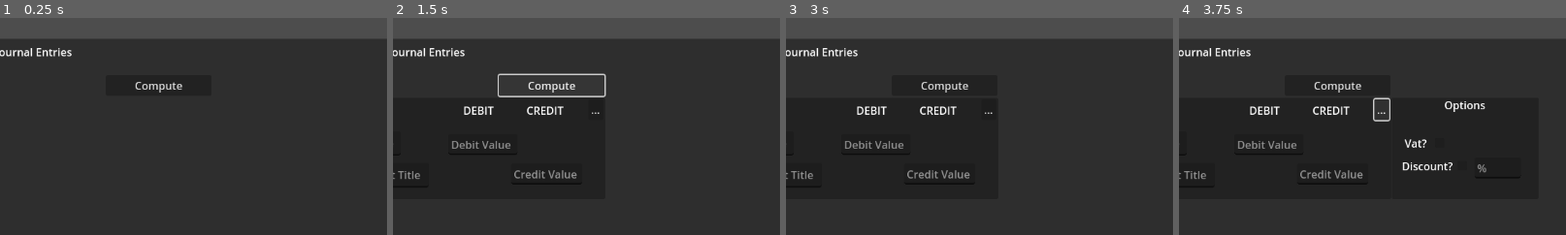
Above: before the commit, frames 1-4 (left to right).
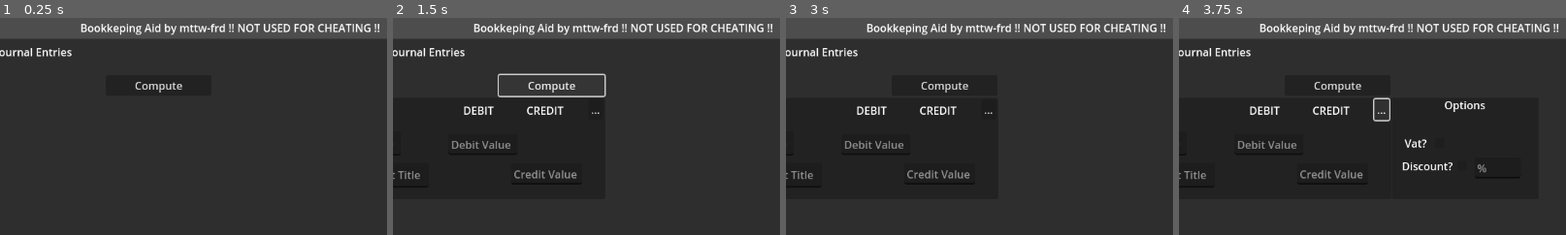
Above: after the commit, the same moments.

Repository: mttw-frd/Bookkeeping
Game: Godot game, scene res://main.tscn
Two runs of this game, one before a commit and one after it. Both use one fixed random seed, a clock stepped at 60 frames per second and the inputs below.
Inputs:
- Up to frame 1 (0.25 s): no input
- Up to frame 2 (1.5 s): click "Add Entry" at 0.5 s; click "Compute" at 1.25 s
- Up to frame 3 (3 s): click "Remove" at 2 s; click "Add Entry" at 2.75 s
- Up to frame 4 (3.75 s): click "..." at 3.5 s
The pictures show only the part of the screen within x 20-70%, y 0-50%; the shares and areas given below are measured in that part.

The runs differ from the first frame. In frame 1, 1.7% of the frame differs, in the area x 20-98%, y 2-9%; in frame 2, 1.7%; in frame 3, 1.7%; in frame 4, 1.7%.

Commit message:
working ledger UI (still no compute)

Diff:
--- /dev/null
+++ b/components/ledger.gd
@@ -0,0 +1,4 @@
+extends Panel
+
+func change_title(title):
+	$AccTitle.text = title
--- a/components/ledger.tscn
+++ b/components/ledger.tscn
@@ -1,21 +1,28 @@
-[gd_scene format=3 uid="uid://cythmxql425um"]
+[gd_scene load_steps=3 format=3 uid="uid://cythmxql425um"]
+
+[ext_resource type="PackedScene" uid="uid://de0dnsgsbkhd2" path="res://components/ledger_entry.tscn" id="1_7f1l8"]
+[ext_resource type="Script" uid="uid://c8ykremwsqhuo" path="res://components/ledger.gd" id="1_8ac8y"]
 
 [node name="Ledger" type="Panel"]
-anchors_preset = 15
-anchor_right = 1.0
-anchor_bottom = 1.0
+custom_minimum_size = Vector2(875, 644)
+anchors_preset = -1
+anchor_right = 0.76000005
+anchor_bottom = 0.994
+offset_right = -0.52008057
+offset_bottom = -0.11199951
 grow_horizontal = 2
 grow_vertical = 2
+script = ExtResource("1_8ac8y")
 
-[node name="Label2" type="Label" parent="."]
+[node name="Date" type="Label" parent="."]
 layout_mode = 0
-offset_left = 32.0
-offset_top = 64.0
-offset_right = 72.0
-offset_bottom = 87.0
+offset_left = 40.0
+offset_top = 63.0
+offset_right = 80.0
+offset_bottom = 86.0
 text = "Date"
 
-[node name="Label" type="Label" parent="."]
+[node name="AccTitle" type="Label" parent="."]
 layout_mode = 1
 offset_left = 26.0
 offset_top = 19.0
@@ -23,34 +30,53 @@
 offset_bottom = 42.0
 text = "ACCOUNT TITLE"
 
-[node name="Label3" type="Label" parent="."]
+[node name="Desc" type="Label" parent="."]
 layout_mode = 0
-offset_left = 100.0
+offset_left = 122.0
 offset_top = 65.0
-offset_right = 189.0
+offset_right = 211.0
 offset_bottom = 88.0
 text = "Description"
 
-[node name="Label4" type="Label" parent="."]
+[node name="Debit" type="Label" parent="."]
 layout_mode = 0
-offset_left = 211.0
-offset_top = 66.0
-offset_right = 263.0
-offset_bottom = 89.0
+offset_left = 539.0
+offset_top = 67.0
+offset_right = 591.0
+offset_bottom = 90.0
 text = "Debit"
 
-[node name="Label5" type="Label" parent="."]
+[node name="Credit" type="Label" parent="."]
 layout_mode = 0
-offset_left = 297.0
+offset_left = 627.0
 offset_top = 66.0
-offset_right = 347.0
+offset_right = 677.0
 offset_bottom = 89.0
 text = "Credit"
 
-[node name="Label6" type="Label" parent="."]
+[node name="Balance" type="Label" parent="."]
 layout_mode = 0
-offset_left = 377.0
+offset_left = 746.0
 offset_top = 68.0
-offset_right = 442.0
+offset_right = 811.0
 offset_bottom = 91.0
 text = "Balance"
+
+[node name="ScrollContainer" type="ScrollContainer" parent="."]
+layout_mode = 0
+offset_left = 33.0
+offset_top = 96.0
+offset_right = 837.0
+offset_bottom = 618.0
+
+[node name="VBoxContainer" type="VBoxContainer" parent="ScrollContainer"]
+layout_mode = 2
+
+[node name="LedgerEntry" parent="ScrollContainer/VBoxContainer" instance=ExtResource("1_7f1l8")]
+layout_mode = 2
+
+[node name="LedgerEntry2" parent="ScrollContainer/VBoxContainer" instance=ExtResource("1_7f1l8")]
+layout_mode = 2
+
+[node name="LedgerEntry3" parent="ScrollContainer/VBoxContainer" instance=ExtResource("1_7f1l8")]
+layout_mode = 2
--- a/components/ledger_entry.tscn
+++ b/components/ledger_entry.tscn
@@ -1,8 +1,74 @@
 [gd_scene format=3 uid="uid://de0dnsgsbkhd2"]
 
 [node name="LedgerEntry" type="Panel"]
+custom_minimum_size = Vector2(800, 67)
 anchors_preset = 15
 anchor_right = 1.0
 anchor_bottom = 1.0
+offset_right = -352.0
+offset_bottom = -581.0
 grow_horizontal = 2
 grow_vertical = 2
+
+[node name="LineEdit" type="Label" parent="."]
+layout_mode = 1
+anchors_preset = 4
+anchor_top = 0.5
+anchor_bottom = 0.5
+offset_left = 16.0
+offset_top = -15.5
+offset_right = 84.5625
+offset_bottom = 15.5
+grow_vertical = 2
+text = "Date"
+
+[node name="LineEdit2" type="LineEdit" parent="."]
+layout_mode = 1
+anchors_preset = 4
+anchor_top = 0.5
+anchor_bottom = 0.5
+offset_left = 85.0
+offset_top = -15.5
+offset_right = 484.0
+offset_bottom = 15.5
+grow_vertical = 2
+placeholder_text = "Description"
+
+[node name="LineEdit3" type="Label" parent="."]
+layout_mode = 1
+anchors_preset = 5
+anchor_left = 0.5
+anchor_right = 0.5
+offset_left = 109.71875
+offset_top = 16.0
+offset_right = 178.28125
+offset_bottom = 47.0
+grow_horizontal = 2
+text = "Debit"
+
+[node name="LineEdit4" type="Label" parent="."]
+layout_mode = 1
+anchors_preset = 5
+anchor_left = 0.5
+anchor_right = 0.5
+offset_left = 198.71875
+offset_top = 16.0
+offset_right = 267.28125
+offset_bottom = 47.0
+grow_horizontal = 2
+text = "Credit"
+
+[node name="LineEdit5" type="Label" parent="."]
+layout_mode = 1
+anchors_preset = 6
+anchor_left = 1.0
+anchor_top = 0.5
+anchor_right = 1.0
+anchor_bottom = 0.5
+offset_left = -79.5625
+offset_top = -15.5
+offset_right = -11.0
+offset_bottom = 15.5
+grow_horizontal = 0
+grow_vertical = 2
+text = "Balance"
--- a/main.gd
+++ b/main.gd
@@ -1,6 +1,7 @@
 extends Control
 
-var entry = preload("res://components/journal_entry.tscn")
+var journal_entry = preload("res://components/journal_entry.tscn")
+var ledger_entry = preload("res://components/ledger.tscn")
 var account_titles = []
 
 func _ready() -> void:
@@ -8,10 +9,18 @@
 	$Journal/Collect.pressed.connect(collect_info)
 
 func add_entry():
-	var new_entry = entry.instantiate()
+	var new_entry = journal_entry.instantiate()
 	$Journal/JournalScroll/VBoxContainer.add_child(new_entry)
 
 func to_ledger(entries):
+
+	if $Ledger/ScrollContainer/VBoxContainer.get_child_count() == 0:
+		pass
+	else:
+		var all_ledger = $Ledger/ScrollContainer/VBoxContainer.get_children()
+		for ledger in all_ledger:
+			$Ledger/ScrollContainer/VBoxContainer.remove_child(ledger)
+
 	for ent in entries:
 		#print("TEST: ", ent.debit_title)
 		if !account_titles.has(ent.debit_title.to_upper()):
@@ -24,6 +33,10 @@
 		elif ent.credit_title == "":
 			pass
 
+	for title in account_titles:
+		var new_entry = ledger_entry.instantiate()
+		new_entry.change_title(title)
+		$Ledger/ScrollContainer/VBoxContainer.add_child(new_entry)
 	print(account_titles)
 
 func collect_info():
--- a/main.tscn
+++ b/main.tscn
@@ -2,7 +2,28 @@
 
 [ext_resource type="Script" uid="uid://dbin7wvan6ixs" path="res://main.gd" id="1_0xm2m"]
 
-[node name="Main" type="TabContainer"]
+[node name="Main" type="Control"]
+layout_mode = 3
+anchors_preset = 15
+anchor_right = 1.0
+anchor_bottom = 1.0
+grow_horizontal = 2
+grow_vertical = 2
+
+[node name="Title" type="Label" parent="."]
+layout_mode = 1
+anchors_preset = 5
+anchor_left = 0.5
+anchor_right = 0.5
+offset_left = -223.0
+offset_top = 3.0
+offset_right = 223.0
+offset_bottom = 26.0
+grow_horizontal = 2
+text = "Bookkeping Aid by mttw-frd !! NOT USED FOR CHEATING !!"
+
+[node name="Tabs" type="TabContainer" parent="."]
+layout_mode = 1
 anchors_preset = 15
 anchor_right = 1.0
 anchor_bottom = 1.0
@@ -12,11 +33,11 @@
 current_tab = 0
 script = ExtResource("1_0xm2m")
 
-[node name="Journal" type="Control" parent="."]
+[node name="Journal" type="Control" parent="Tabs"]
 layout_mode = 2
 metadata/_tab_index = 0
 
-[node name="AddEntry" type="Button" parent="Journal"]
+[node name="AddEntry" type="Button" parent="Tabs/Journal"]
 layout_mode = 0
 offset_left = 39.0
 offset_top = 52.0
@@ -24,7 +45,7 @@
 offset_bottom = 83.0
 text = "Add Entry"
 
-[node name="JournalScroll" type="ScrollContainer" parent="Journal"]
+[node name="JournalScroll" type="ScrollContainer" parent="Tabs/Journal"]
 layout_mode = 0
 offset_left = 38.0
 offset_top = 88.0
@@ -32,10 +53,10 @@
 offset_bottom = 600.0
 horizontal_scroll_mode = 0
 
-[node name="VBoxContainer" type="VBoxContainer" parent="Journal/JournalScroll"]
+[node name="VBoxContainer" type="VBoxContainer" parent="Tabs/Journal/JournalScroll"]
 layout_mode = 2
 
-[node name="JournalLabel" type="Label" parent="Journal"]
+[node name="JournalLabel" type="Label" parent="Tabs/Journal"]
 layout_mode = 0
 offset_left = 227.0
 offset_top = 8.0
@@ -43,7 +64,7 @@
 offset_bottom = 31.0
 text = "Journal Entries"
 
-[node name="Collect" type="Button" parent="Journal"]
+[node name="Collect" type="Button" parent="Tabs/Journal"]
 layout_mode = 1
 anchors_preset = 5
 anchor_left = 0.5
@@ -55,7 +76,23 @@
 grow_horizontal = 2
 text = "Compute"
 
-[node name="Ledger" type="Control" parent="."]
+[node name="Ledger" type="Control" parent="Tabs"]
 visible = false
 layout_mode = 2
 metadata/_tab_index = 1
+
+[node name="ScrollContainer" type="ScrollContainer" parent="Tabs/Ledger"]
+layout_mode = 1
+anchors_preset = -1
+anchor_left = 0.029000001
+anchor_top = 0.068
+anchor_right = 0.54800004
+anchor_bottom = 0.943
+offset_left = 8.591999
+offset_top = 0.04399872
+offset_right = 286.70398
+offset_bottom = 27.169006
+
+[node name="VBoxContainer" type="VBoxContainer" parent="Tabs/Ledger/ScrollContainer"]
+layout_mode = 2
+theme_override_constants/separation = 10
Not shown, added: components/ledger.gd.uid
